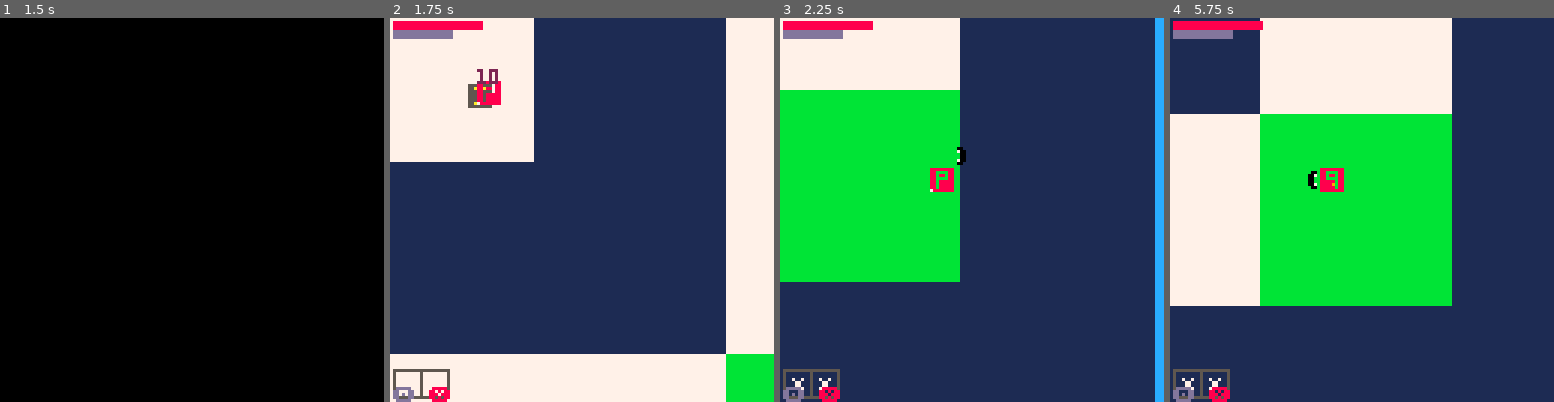
Above: before the commit, frames 1-4 (left to right).
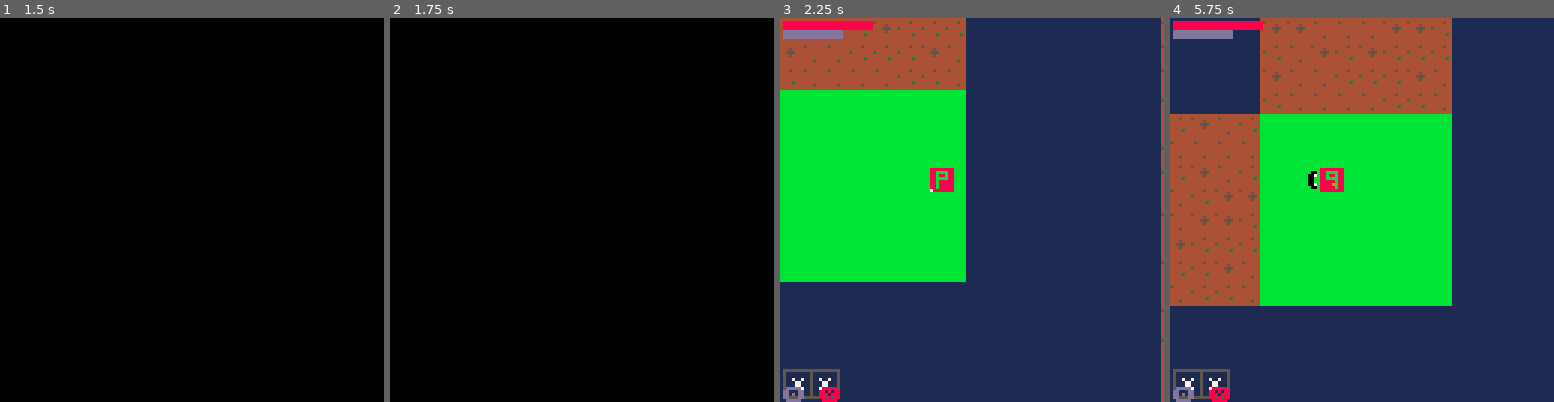
Above: after the commit, the same moments.

Repository: FrederikHR/GDB
Game: PICO-8 cartridge NewGame/main.p8
Same seed, same stepped clock (60 frames per second), same inputs: the game is played once before the commit and once after it.
Inputs:
- Up to frame 1 (1.5 s): tap X (X key) at 0.33, 1.07 s; tap O (Z key) at 0.7 s
- Up to frame 2 (1.75 s): hold Right from 1.6 s (still down); tap O (Z key) at 1.7 s
- Up to frame 3 (2.25 s): tap X (X key) at 1.85 s; release Right at 2.1 s; tap O (Z key) at 2.1 s; hold Up from 2.15 s (still down)
- Up to frame 4 (5.75 s): release Up at 2.42 s; hold Right 2.47-3.03 s; tap O (Z key) every 0.4 s from 2.5 to 5.7 s; tap X (X key) at 2.97, 4.08, 5.2 s; hold Left 3.08-3.58 s; hold Down 3.63-3.97 s; hold Right 4.02-4.68 s; hold Up 4.73-5.03 s; hold Left 5.08-5.68 s; hold Down from 5.73 s (still down)

Frame 1 is identical in both runs. In frame 2, 100% of the frame differs, in the area x 0-100%, y 0-100%; in frame 3, 11%; in frame 4, 24%.

Commit message:
added textured floors and only drawing within certain distanc

Diff:
--- a/NewGame/main.p8
+++ b/NewGame/main.p8
@@ -77,14 +77,14 @@
 00000000000000000000000000000000000000000000000000000000000000000000000000000000000000000000000000000000000000000000000000000000
 00000000000000000000000000000000000000000000000000000000000000000000000000000000000000000000000000000000000000000000000000000000
 00000000000000000000000000000000000000000000000000000000000000000000000000000000000000000000000000000000000000000000000000000000
-00000000000000000000000000000000000000000000000000000000000000000000000000000000000000000000000000000000000000000000000000000000
-00000000000000000000000000000000000000000000000000000000000000000000000000000000000000000000000000000000000000000000000000000000
-00000000000000000000000000000000000000000000000000000000000000000000000000000000000000000000000000000000000000000000000000000000
-00000000000000000000000000000000000000000000000000000000000000000000000000000000000000000000000000000000000000000000000000000000
-00000000000000000000000000000000000000000000000000000000000000000000000000000000000000000000000000000000000000000000000000000000
-00000000000000000000000000000000000000000000000000000000000000000000000000000000000000000000000000000000000000000000000000000000
-00000000000000000000000000000000000000000000000000000000000000000000000000000000000000000000000000000000000000000000000000000000
-00000000000000000000000000000000000000000000000000000000000000000000000000000000000000000000000000000000000000000000000000000000
+44444444444444444444444400000000000000000000000000000000000000000000000000000000000000000000000000000000000000000000000000000000
+44544444454444444444454400000000000000000000000000000000000000000000000000000000000000000000000000000000000000000000000000000000
+44444444444445444444444400000000000000000000000000000000000000000000000000000000000000000000000000000000000000000000000000000000
+44444444444455544344444400000000000000000000000000000000000000000000000000000000000000000000000000000000000000000000000000000000
+44444444444445444444444400000000000000000000000000000000000000000000000000000000000000000000000000000000000000000000000000000000
+44444444444444444444443400000000000000000000000000000000000000000000000000000000000000000000000000000000000000000000000000000000
+44444544444444444444444400000000000000000000000000000000000000000000000000000000000000000000000000000000000000000000000000000000
+44444444444444444444444400000000000000000000000000000000000000000000000000000000000000000000000000000000000000000000000000000000
 00000000000000000000000000000000000000000000000000000000000000000000000000000000000000000000000000000000000000000000000000000000
 00000000000000000000000000000000000000000000000000000000000000000000000000000000000000000000000000000000000000000000000000000000
 00000000000000000000000000000000000000000000000000000000000000000000000000000000000000000000000000000000000000000000000000000000
--- a/NewGame/scripts/levelgen/init.lua
+++ b/NewGame/scripts/levelgen/init.lua
@@ -9,29 +9,39 @@
 end
 
 function draw_level()
+    local scale=maze[1][1].scale
+    local ox=maze[1][1].ox
+    local oy=maze[1][1].oy
     for x = 1,#maze do
         for y = 1,#maze[1] do
-            draw_maze_room(x,y,maze[x][y],maze[1][1].scale,maze[1][1].ox,maze[1][1].oy)
+            if (p.curr_mt== nil or abs(p.curr_mt.x-x)<3 and abs(p.curr_mt.y-y)<3) draw_maze_room(x,y,maze[x][y],scale,ox,oy)
         end
     end
 end
 
 function draw_maze_room(x,y,room,scale,ox,oy)
-    local size = scale
 
-    rectfill(x*size+ox, y*size+oy, x*size+size+ox, y*size+size+oy, 7)
+    --rectfill(x*scale+ox, y*scale+oy, x*scale+scale+ox, y*scale+scale+oy, 7)
+    draw_tile("floor",x,y,scale,ox,oy)
     if room.goal then
-        rectfill(x*size+ox, y*size+oy, x*size+size+ox, y*size+size+oy, 11)
+        rectfill(x*scale+ox, y*scale+oy, x*scale+scale+ox, y*scale+scale+oy, 11)
     end
     if room.is_wall then
-        rectfill(x*size+ox, y*size+oy, x*size+size+ox, y*size+size+oy, 1)
+        rectfill(x*scale+ox, y*scale+oy, x*scale+scale+ox, y*scale+scale+oy, 1)
         if room.goal then
-            rectfill(x*size+ox, y*size+oy, x*size+size+ox, y*size+size+oy, 9)
+            rectfill(x*scale+ox, y*scale+oy, x*scale+scale+ox, y*scale+scale+oy, 9)
         end
     end
 
 end
 
-function draw_tile(x,y,scale,ox,oy)
-    print("TODO")
+function draw_tile(type,x,y,scale,ox,oy)
+    local walls={}
+    local floors={112,113,114}
+    srand(x+y+scale)
+    for i=0,scale\8 do
+        for j=0,scale\8 do
+            if (type=="floor") spr(rnd(floors),x*scale+ox+i*8,y*scale+oy+j*8)
+        end
+    end
 end
